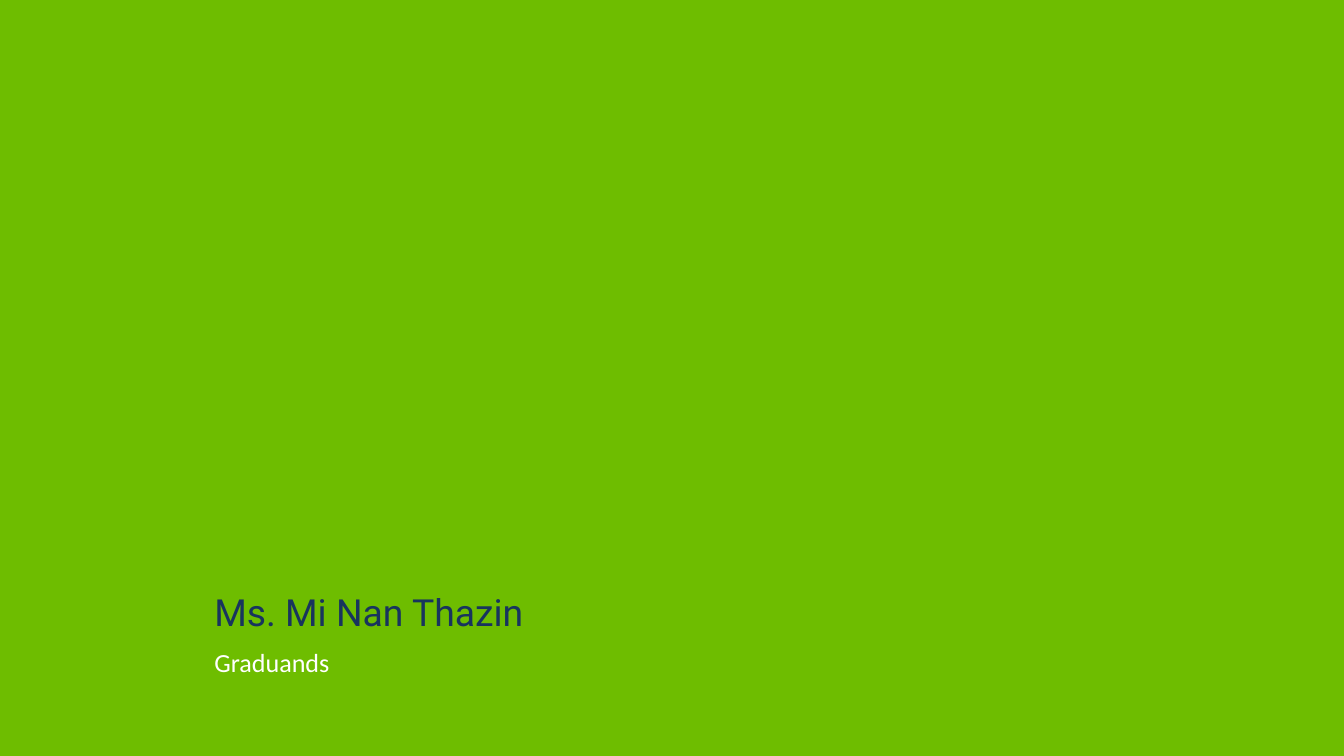
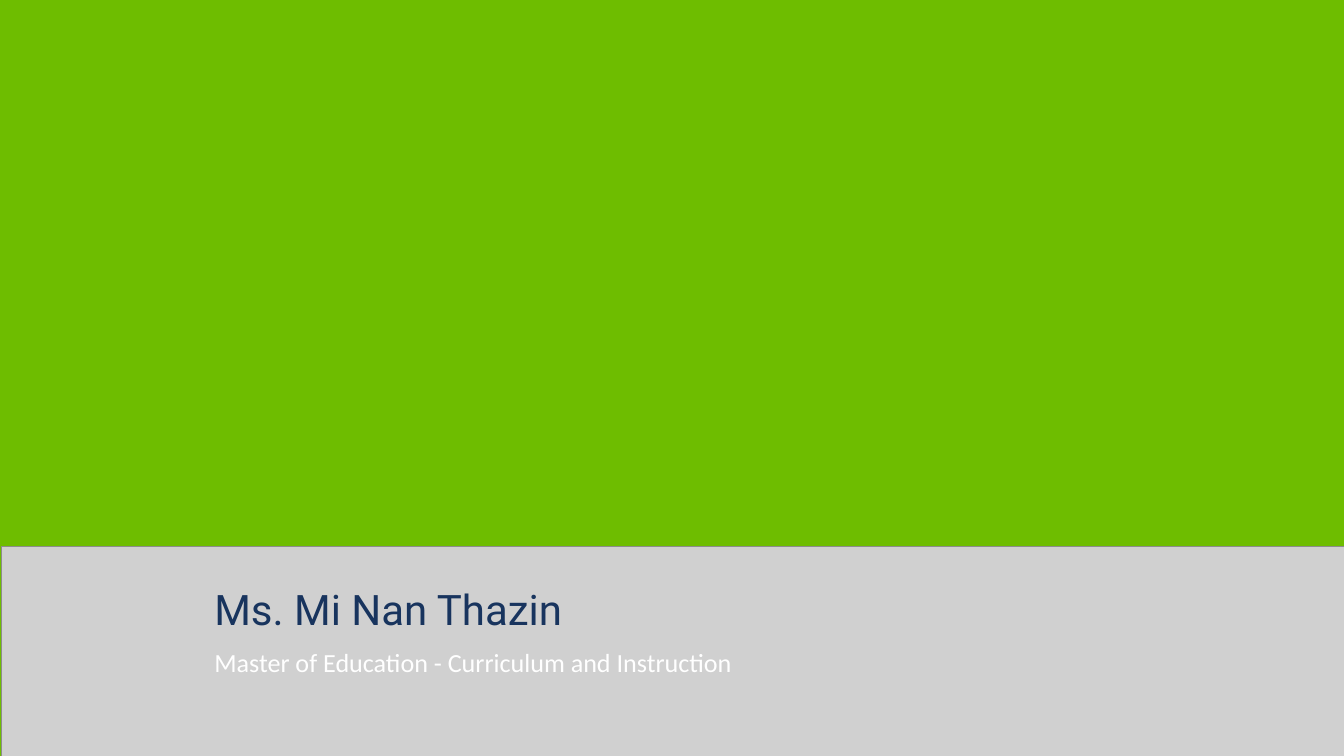
Before and after one commit to p-e-koko/excel_to_lowerthird, a slide deck: slide 6 of lowerthirds.pptx. Drawn at 1344x756 pixels with LibreOffice and Linux fonts; fonts in the diff are those of the drawing; grey boxes stand for pictures; background and template pictures are left out. Boxes give left, top, right and bottom in pixels: in the first picture for what was removed or moved away, otherwise in the second. Text is boxed around its words. In the diff, an @@ line names an element or a change of style, - is before the commit and + after.

```diff
--- a/lowerthirds.pptx
+++ b/lowerthirds.pptx
@@ picture added at (x1=1, y1=546, x2=1344, y2=756) @@
@@ text "Ms. Mi Nan Thazin" at (x1=214, y1=593, x2=562, y2=626): size 40 to 45 pt @@
@@ text at (x1=214, y1=654, x2=732, y2=672): text changed @@
-Graduands
+Master of Education - Curriculum and Instruction
```
Also in this commit, not shown: 202 other slides changed, 2 slides added, 2 slides removed, 3 other files.
